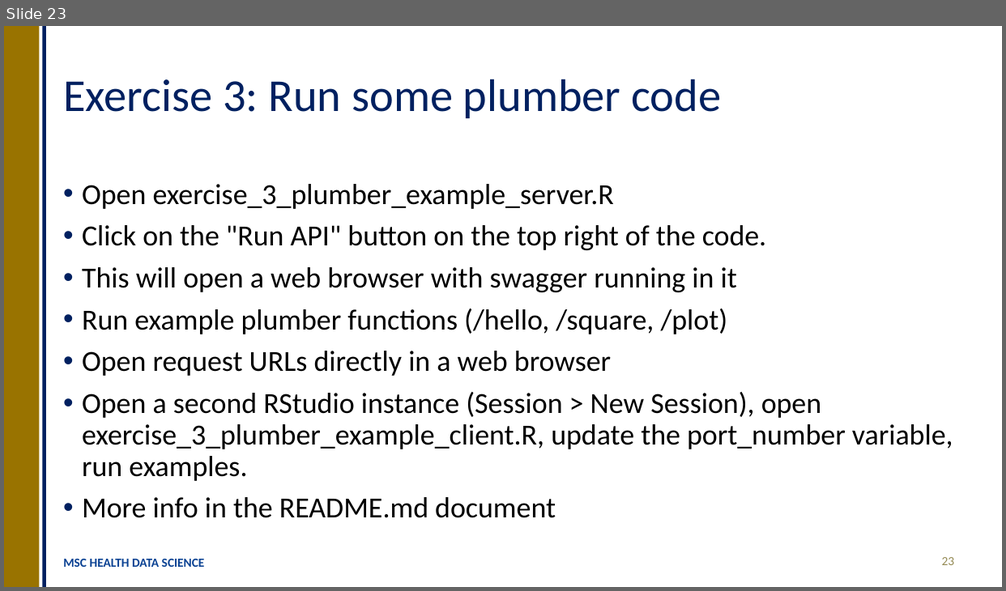
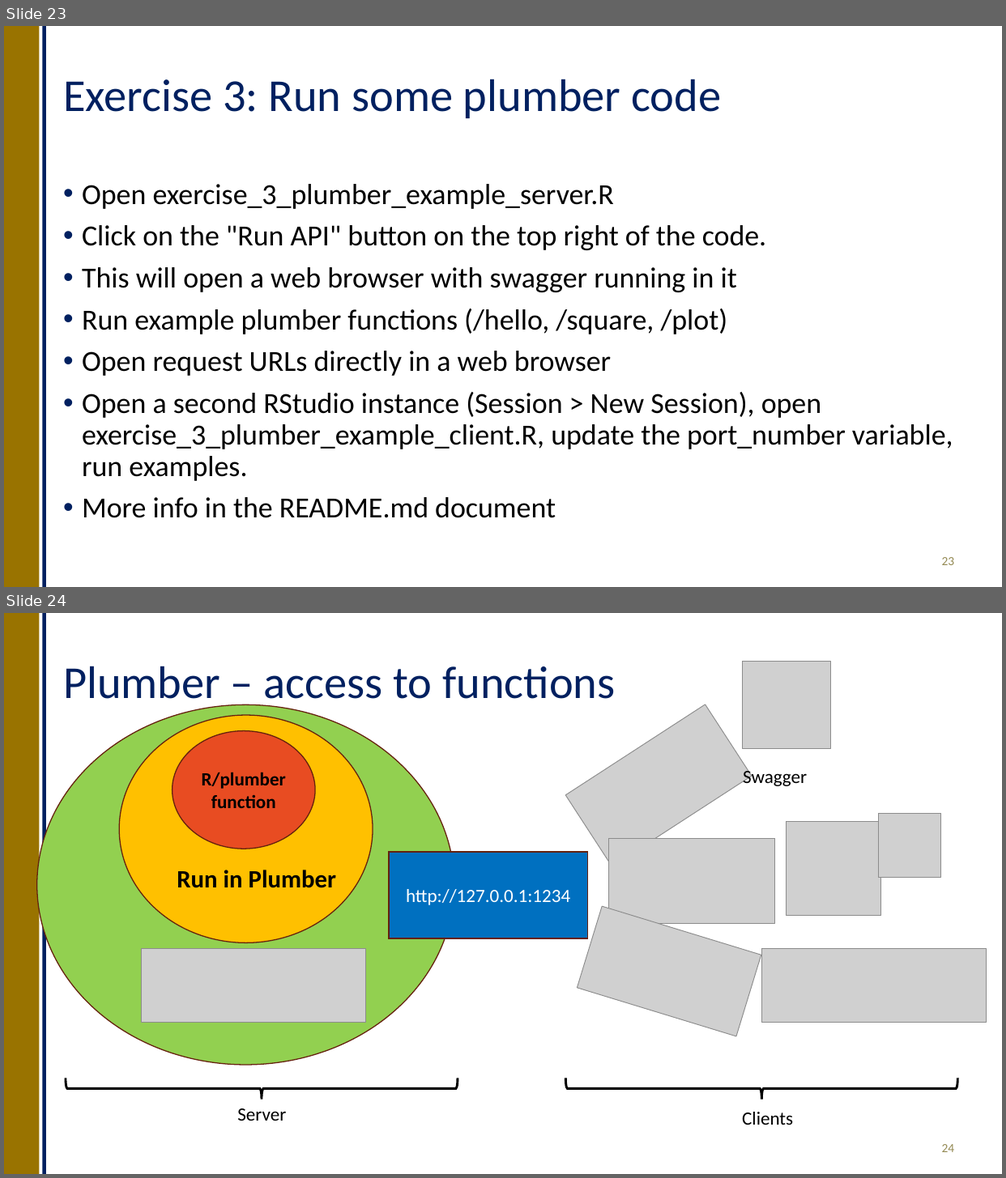
Before and after one commit to OllyButters/HDS-plumber, a slide deck: api_plumber_slides.pptx. Shown one above the other, each under a label of ours: slide 23 before the commit, slides 23 and 24 after it. The pictures are 1006x591 and 1006x1178 pixels, drawn with LibreOffice and Linux fonts; fonts in the diff are those of the drawing; grey boxes stand for pictures. Boxes give left, top, right and bottom in pixels: in the first picture for what was removed or moved away, otherwise in the second. Text is boxed around its words. In the diff, an @@ line names an element or a change of style, - is before the commit and + after.

```diff
--- a/api_plumber_slides.pptx
+++ b/api_plumber_slides.pptx
@@ slide 24 added at (4, 613, 1002, 1174), background #FFFFFF; not listed: 2 template elements that a slide beside it also shows @@
@@ picture added at (743, 661, 830, 748) @@
@@ title added at (63, 666, 615, 709), 44 pt, text #002060 @@
+Plumber – access to functions
@@ ellipse added at (37, 705, 454, 1065), fill #92D050, outline #66210F 1 pt @@
@@ picture added at (566, 705, 752, 867) @@
@@ ellipse added at (119, 715, 373, 943), fill #FFC000, outline #66210F 1 pt @@
@@ ellipse added at (172, 731, 315, 850), fill #E84C22, outline #66210F 1 pt, 18 pt, text #000000, bold @@
+R/plumber function
@@ text added at (743, 768, 807, 786), 18 pt, text #000000 @@
+Swagger
@@ picture added at (786, 821, 880, 915) @@
@@ picture added at (879, 814, 941, 878) @@
@@ rectangle added at (389, 852, 588, 939), fill #0070C0, outline #66210F 1 pt, 18 pt, text #FFFFFF @@
+http://127.0.0.1:1234
@@ picture added at (609, 838, 775, 924) @@
@@ text added at (177, 870, 336, 888), 24 pt, text #000000, bold @@
+Run in Plumber
@@ picture added at (577, 906, 761, 1037) @@
@@ picture added at (141, 948, 365, 1023) @@
@@ picture added at (761, 948, 987, 1023) @@
@@ right brace added at (66, 1079, 458, 1100), outline #000000 2.25 pt @@
@@ right brace added at (565, 1079, 957, 1100), outline #000000 2.25 pt @@
@@ text added at (237, 1109, 286, 1121), 18 pt, text #000000 @@
+Server
@@ text added at (742, 1112, 793, 1125), 18 pt, text #000000 @@
+Clients
@@ page number added at (942, 1144, 955, 1152), 12 pt, text #948A54 @@
+24
@@ slide 23 changed as well @@
@@ text removed at (63, 559, 205, 567) @@
-MSC HEALTH DATA SCIENCE
```
Also in this commit, not shown: 23 other slides changed, 1 other slide added, 2 slides removed, 1 other file.
